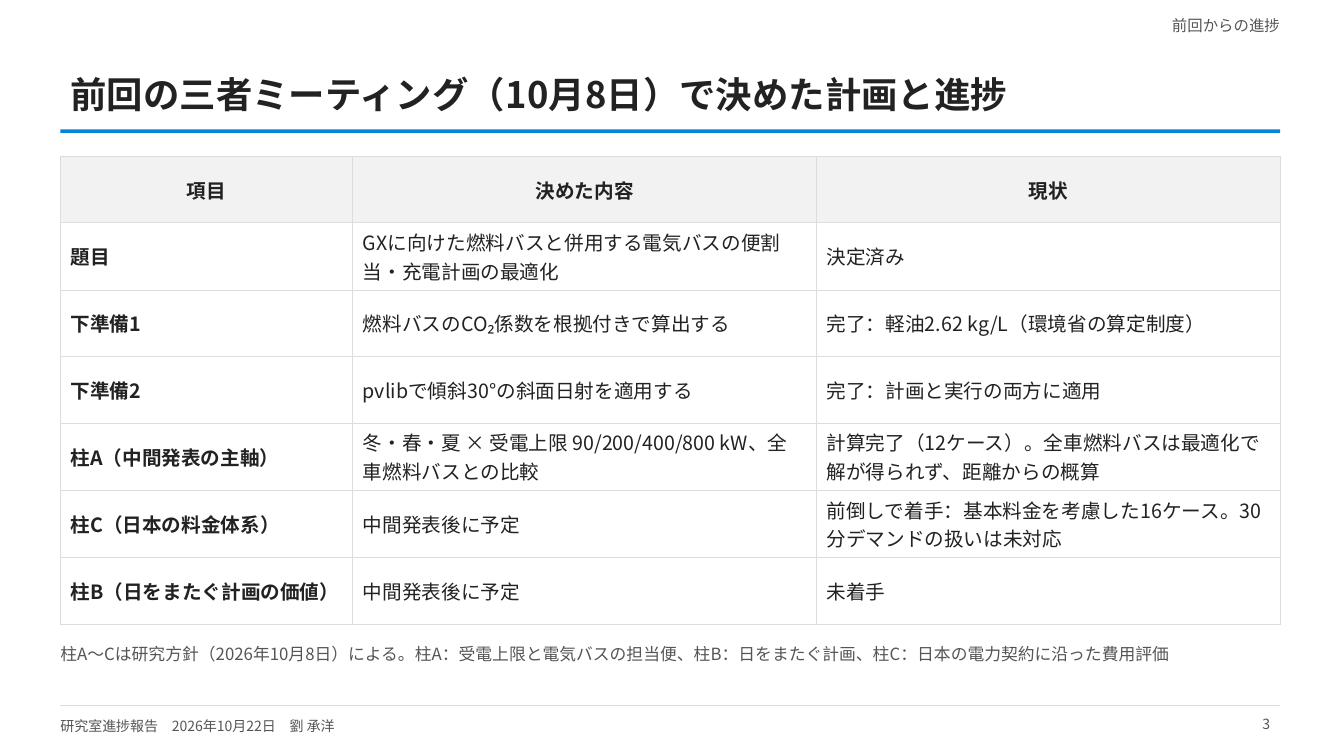
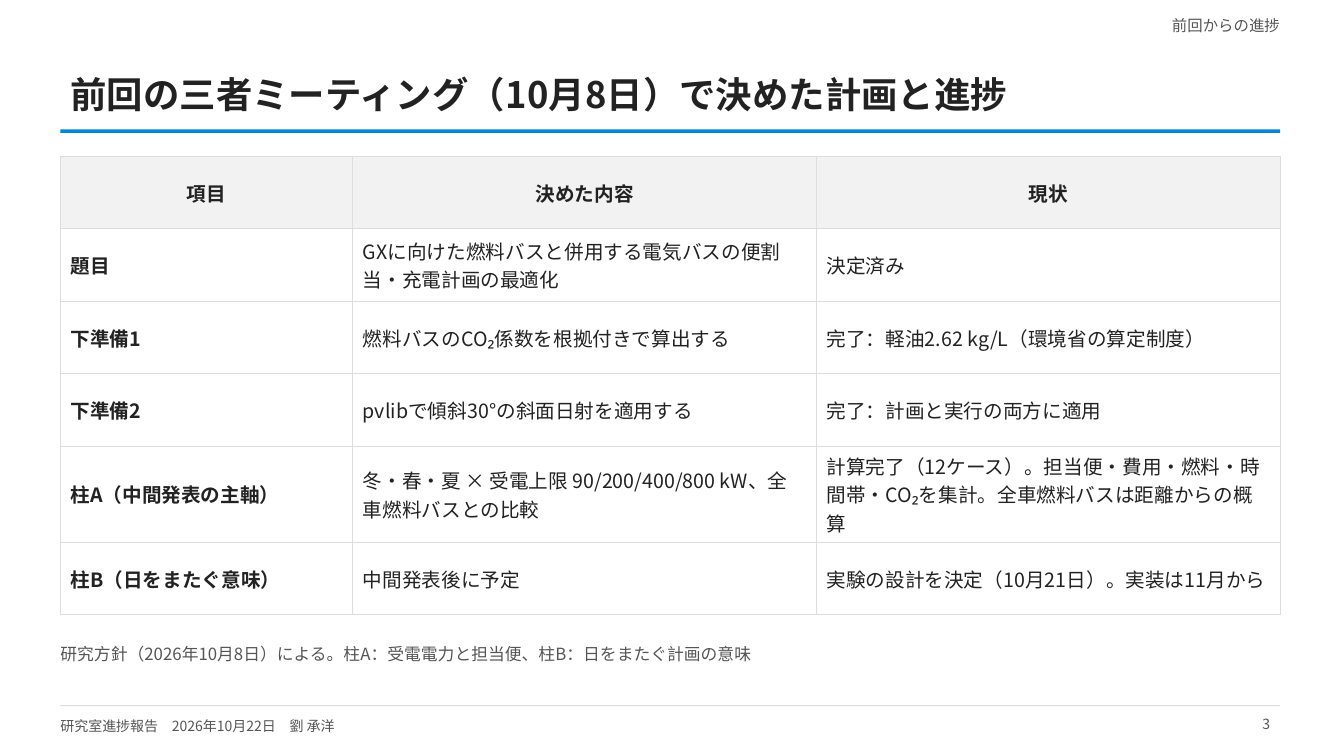
Before and after one commit to CYLIU2003/master-course, a slide deck: slide 3 of outcome/2026-10-22_lab_progress/lab_progress_20261022.pptx. Drawn at 1344x756 pixels with LibreOffice and Linux fonts; fonts in the diff are those of the drawing. Boxes give left, top, right and bottom in pixels: in the first picture for what was removed or moved away, otherwise in the second. Text is boxed around its words. In the diff, an @@ line names an element or a change of style, - is before the commit and + after.

```diff
--- a/outcome/2026-10-22_lab_progress/lab_progress_20261022.pptx
+++ b/outcome/2026-10-22_lab_progress/lab_progress_20261022.pptx
@@ table at <box>60,156,1280,593</box> @@
-row 5: 柱A（中間発表の主軸） | 冬・春・夏 × 受電上限 90/200/400/800 kW、全車燃料バスとの比較 | 計算完了（12ケース）。全車燃料バスは最適化で解が得られず、距離からの概算
-row 6: 柱C（日本の料金体系） | 中間発表後に予定 | 前倒しで着手：基本料金を考慮した16ケース。30分デマンドの扱いは未対応
-row 7: 柱B（日をまたぐ計画の価値） | 中間発表後に予定 | 未着手
+row 5: 柱A（中間発表の主軸） | 冬・春・夏 × 受電上限 90/200/400/800 kW、全車燃料バスとの比較 | 計算完了（12ケース）。担当便・費用・燃料・時間帯・CO₂を集計。全車燃料バスは距離からの概算
+row 6: 柱B（日をまたぐ意味） | 中間発表後に予定 | 実験の設計を決定（10月21日）。実装は11月から
@@ text at <box>60,646,751,662</box>: text changed @@
-柱A〜Cは研究方針（2026年10月8日）による。柱A：受電上限と電気バスの担当便、柱B：日をまたぐ計画、柱C：日本の電力契約に沿った費用評価
+研究方針（2026年10月8日）による。柱A：受電電力と担当便、柱B：日をまたぐ計画の意味
```
Also in this commit, not shown: 16 other slides changed, 1 slide added, 4 slides removed, 4 other files.
